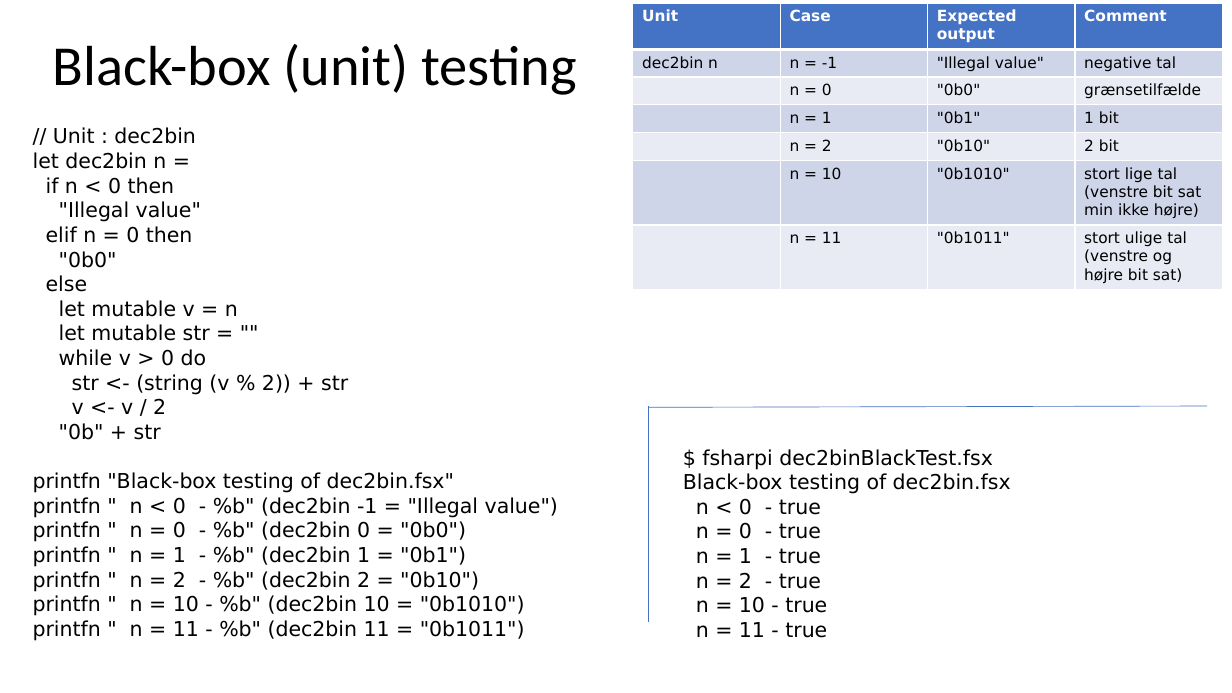
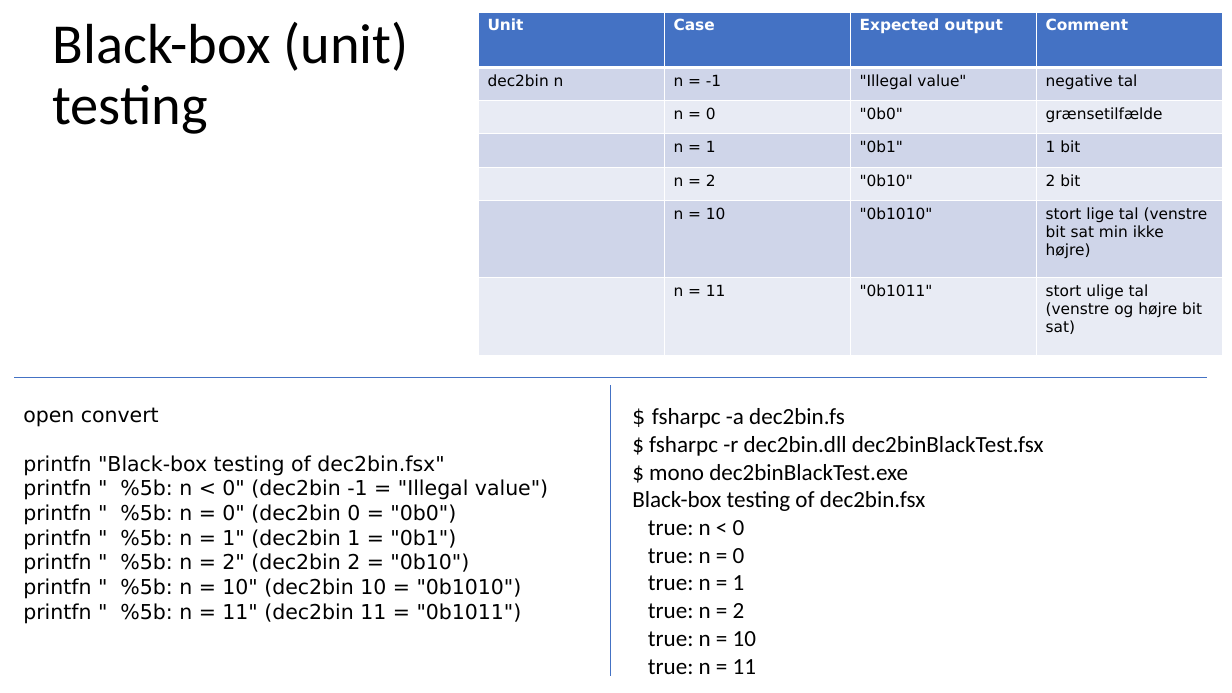
Before and after one commit to fisterloegsovs/pop22, a slide deck: slide 11 of lectures/4.1ModulesNTests/lecture.pptx (slide 8 before the commit). Drawn at 1232x693 pixels with LibreOffice and Linux fonts; fonts in the diff are those of the drawing. Boxes give left, top, right and bottom in pixels: in the first picture for what was removed or moved away, otherwise in the second. Text is boxed around its words. In the diff, an @@ line names an element or a change of style, - is before the commit and + after.

Commit message:
lecture ready

```diff
--- a/lectures/4.1ModulesNTests/lecture.pptx
+++ b/lectures/4.1ModulesNTests/lecture.pptx
@@ title "Black-box (unit) testing" rewrapped from bbox=[53, 44, 576, 95] to bbox=[53, 22, 408, 134] @@
@@ table: place and size @@
-table at bbox=[633, 3, 1225, 289]
+table at bbox=[479, 12, 1222, 356]
@@ line moved from (648, 408) - (1208, 406) to (14, 378) - (1208, 378) @@
@@ line moved from (648, 406) - (648, 622) to (611, 385) - (611, 676) @@
@@ text "open convert": place and size @@
-text "open convert" at bbox=[33, 127, 558, 641]
+text "open convert" at bbox=[23, 407, 548, 624]
@@ text at bbox=[23, 407, 159, 427]: text changed @@
-// Unit : dec2bin
-let dec2bin n =
-if n < 0 then
-"Illegal value"
-elif n = 0 then
-"0b0"
-else
-let mutable v = n
-let mutable str = ""
-while v > 0 do
-str <- (string (v % 2)) + str
-v <- v / 2
-"0b" + str
+open convert
@@ text "$ fsharpc -a dec2bin.fs": place and size @@
-text "$ fsharpc -a dec2bin.fs" at bbox=[683, 449, 1011, 638]
+text "$ fsharpc -a dec2bin.fs" at bbox=[632, 408, 1044, 674]
@@ text at bbox=[649, 408, 1044, 480]: text changed; size 16 to 18 pt; font DejaVu Sans to Calibri @@
-$ fsharpi dec2binBlackTest.fsx
+$ fsharpc -a dec2bin.fs
+$ fsharpc -r dec2bin.dll dec2binBlackTest.fsx
+$ mono dec2binBlackTest.exe
@@ text at bbox=[23, 479, 548, 624]: text changed @@
-printfn " n < 0 - %b" (dec2bin -1 = "Illegal value")
-printfn " n = 0 - %b" (dec2bin 0 = "0b0")
-printfn " n = 1 - %b" (dec2bin 1 = "0b1")
-printfn " n = 2 - %b" (dec2bin 2 = "0b10")
-printfn " n = 10 - %b" (dec2bin 10 = "0b1010")
-printfn " n = 11 - %b" (dec2bin 11 = "0b1011")
+printfn " %5b: n < 0" (dec2bin -1 = "Illegal value")
+printfn " %5b: n = 0" (dec2bin 0 = "0b0")
+printfn " %5b: n = 1" (dec2bin 1 = "0b1")
+printfn " %5b: n = 2" (dec2bin 2 = "0b10")
+printfn " %5b: n = 10" (dec2bin 10 = "0b1010")
+printfn " %5b: n = 11" (dec2bin 11 = "0b1011")
@@ text at bbox=[632, 491, 925, 511]: size 16 to 18 pt, font DejaVu Sans to Calibri in "Black-box testing of dec2bin.fsx" @@
@@ text at bbox=[648, 520, 756, 674]: text changed; size 16 to 18 pt; font DejaVu Sans to Calibri @@
-n < 0 - true
-n = 0 - true
-n = 1 - true
-n = 2 - true
-n = 10 - true
-n = 11 - true
+true: n < 0
+true: n = 0
+true: n = 1
+true: n = 2
+true: n = 10
+true: n = 11
```
Also in this commit, not shown: 5 other slides changed, 3 slides added, 13 other files.
